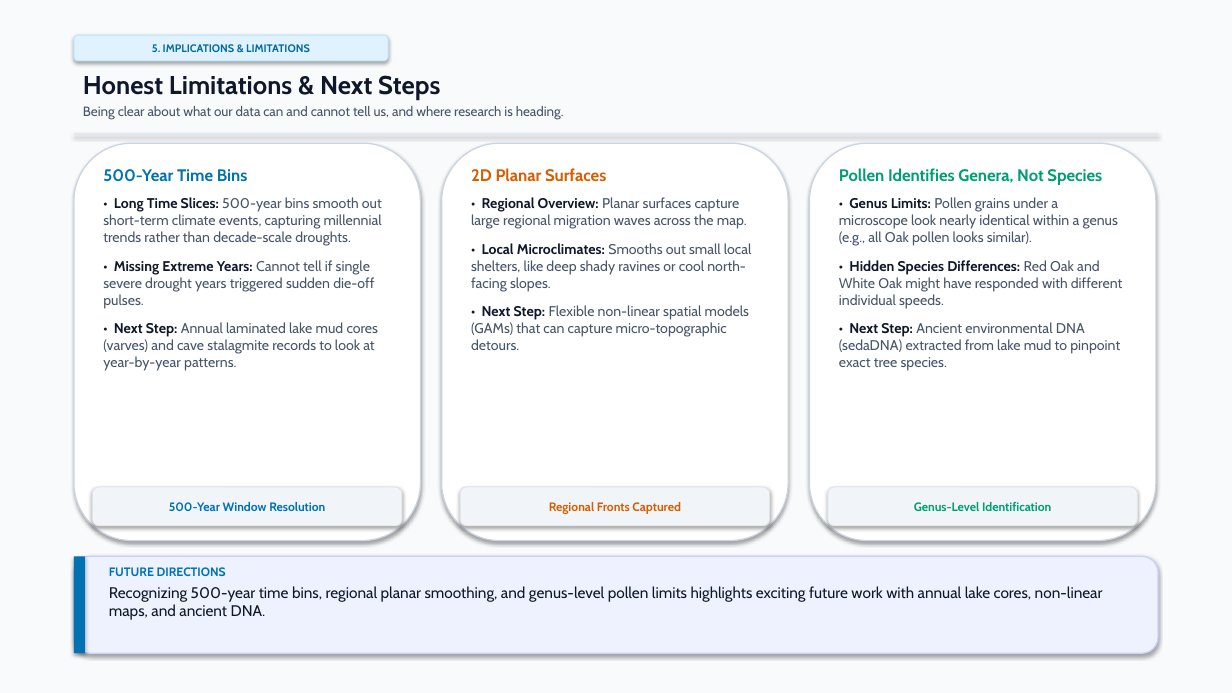
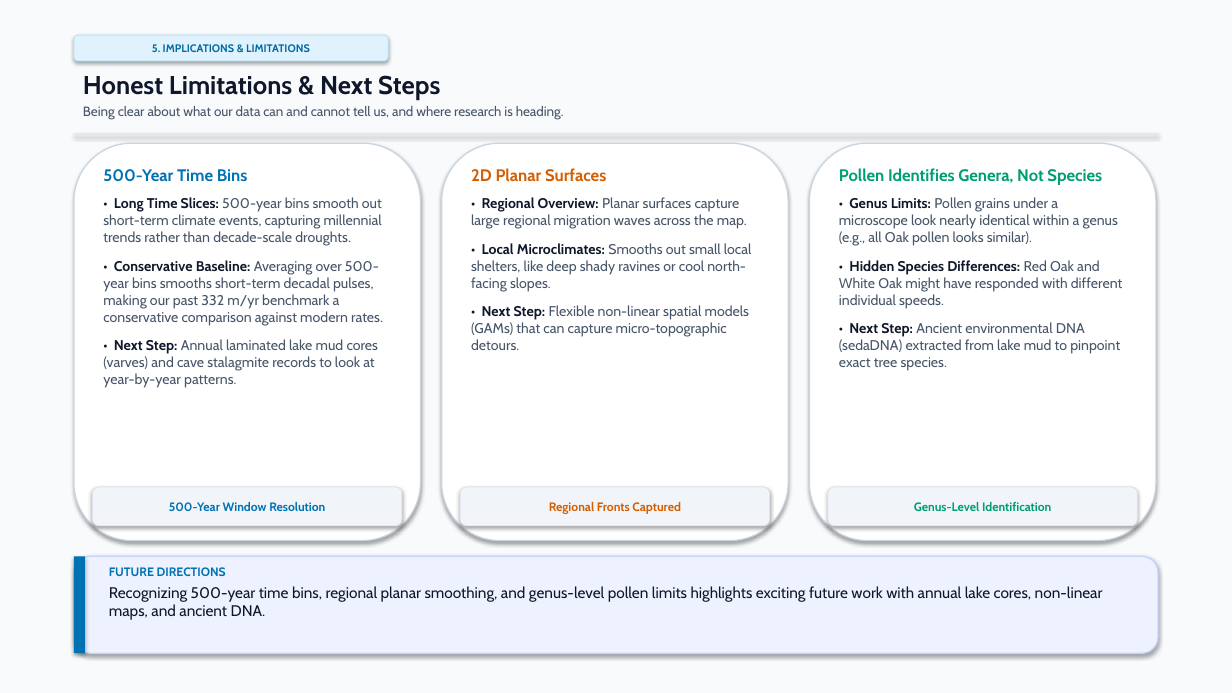
Before and after one commit to vivek-r-2000/EST-Project, a slide deck: slide 19 of TBD2_Final_Project_Presentation_unslopped.pptx. Drawn at 1232x693 pixels with LibreOffice and Linux fonts; fonts in the diff are those of the drawing. Boxes give left, top, right and bottom in pixels: in the first picture for what was removed or moved away, otherwise in the second. Text is boxed around its words. In the diff, an @@ line names an element or a change of style, - is before the commit and + after.

```diff
--- a/TBD2_Final_Project_Presentation_unslopped.pptx
+++ b/TBD2_Final_Project_Presentation_unslopped.pptx
@@ text at [103, 260, 383, 325]: text changed @@
-• Missing Extreme Years: Cannot tell if single severe drought years triggered sudden die-off pulses.
+• Conservative Baseline: Averaging over 500-year bins smooths short-term decadal pulses, making our past 332 m/yr benchmark a conservative comparison against modern rates.
```
Also in this commit, not shown: 18 other slides changed, 1 other file.
